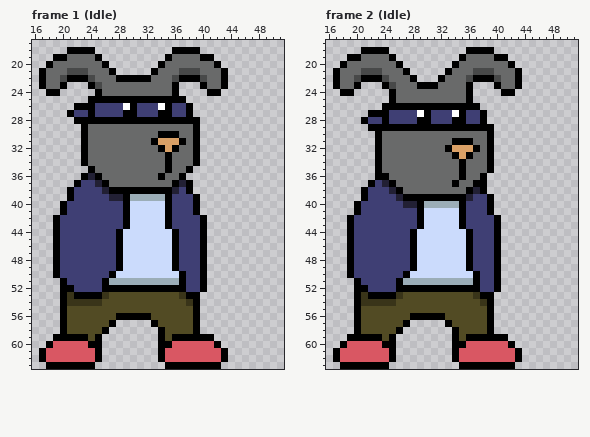
Pixel-art file, stored at Assets/Animation/Player/NewSpritesheets/New_Bemmy_Main.aseprite. Above: the version before the commit.
64x64 pixels, 29 frames. Shown: frame 1 (Idle): x 16..51, y 17..63; frame 2 (Idle): x 16..51, y 17..63. The commit also changed other frames, which this record leaves out.
After:
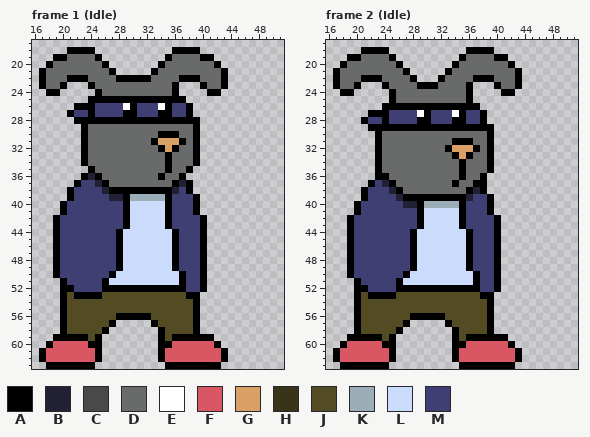
Palette (. is transparent): A #000000  B #222034  C #484949  D #696a6a  E #ffffff  F #d95763  G #d9a066  H #393419  J #524b24  K #9badb7  L #cbdbfc  M #3f3f74
From old to new:
--- frame 1 (Idle), layers "HEAD", "BODY"
@@ x 18..42 @@
 20 ADDDDDDDA.......ADDDDDDDA
-21 DDDCCCDDDA.....ADDDCCCDDD
-22 DDCAAACDDDAAAAADDDCAAACDD
-23 DDA...ACDDDDDDDDDDA...ADD
+21 DDDDDDDDDA.....ADDDDDDDDD
+22 DDDAAADDDDAAAAADDDDAAADDD
+23 DDA...ADDDDDDDDDDDA...ADD
 24 AA.....ADDDDDDDDDDA....AA
@@ x 19..40 @@
 50 AMMMMMMMALLLLLLLLLAMMA
-51 .AMMMMMAKKKKKKKKKKAMMA
+51 .AMMMMMALLLLLLLLLLAMMA
 52 .AAMMMMAAAAAAAAAAAAMMA
-53 .AHAAAAHJJJJJJJJJJHAA.
-54 .AHHHHHJJJJJJJJJJJJHA.
+53 .AJAAAAJJJJJJJJJJJJAA.
+54 .AJJJJJJJJJJJJJJJJJJA.
 55 .AJJJJJJJJJJJJJJJJJJA.
--- frame 2 (Idle), layers "HEAD", "BODY"
@@ x 18..42 @@
 20 ADDDDDDDA.......ADDDDDDDA
-21 DDDCCCDDDA.....ADDDCCCDDD
-22 DDCAAACDDDA...ADDDCAAACDD
-23 DDA...ACDDDAAADDDDA...ADD
+21 DDDDDDDDDA.....ADDDDDDDDD
+22 DDDAAADDDDA...ADDDDAAADDD
+23 DDA...ADDDDAAADDDDA...ADD
 24 AA.....ADDDDDDDDDDA....AA
@@ x 19..40 @@
 50 AMMMMMMMALLLLLLLLLAMMA
-51 .AMMMMMAKKKKKKKKKKAMMA
+51 .AMMMMMALLLLLLLLLLAMMA
 52 .AAMMMMAAAAAAAAAAAAMMA
-53 .AHAAAAHJJJJJJJJJJHAA.
-54 .AHHHHHJJJJJJJJJJJJHA.
+53 .AJAAAAJJJJJJJJJJJJAA.
+54 .AJJJJJJJJJJJJJJJJJJA.
 55 .AJJJJJJJJJJJJJJJJJJA.
Changed places in both pictures, as pixel boxes (x1, y1, x2, y2):
changed: (60, 68, 102, 89)
changed: (172, 68, 207, 82)
changed: (67, 278, 193, 306)
changed: (354, 68, 396, 89)
changed: (466, 68, 501, 82)
changed: (361, 278, 487, 306)
